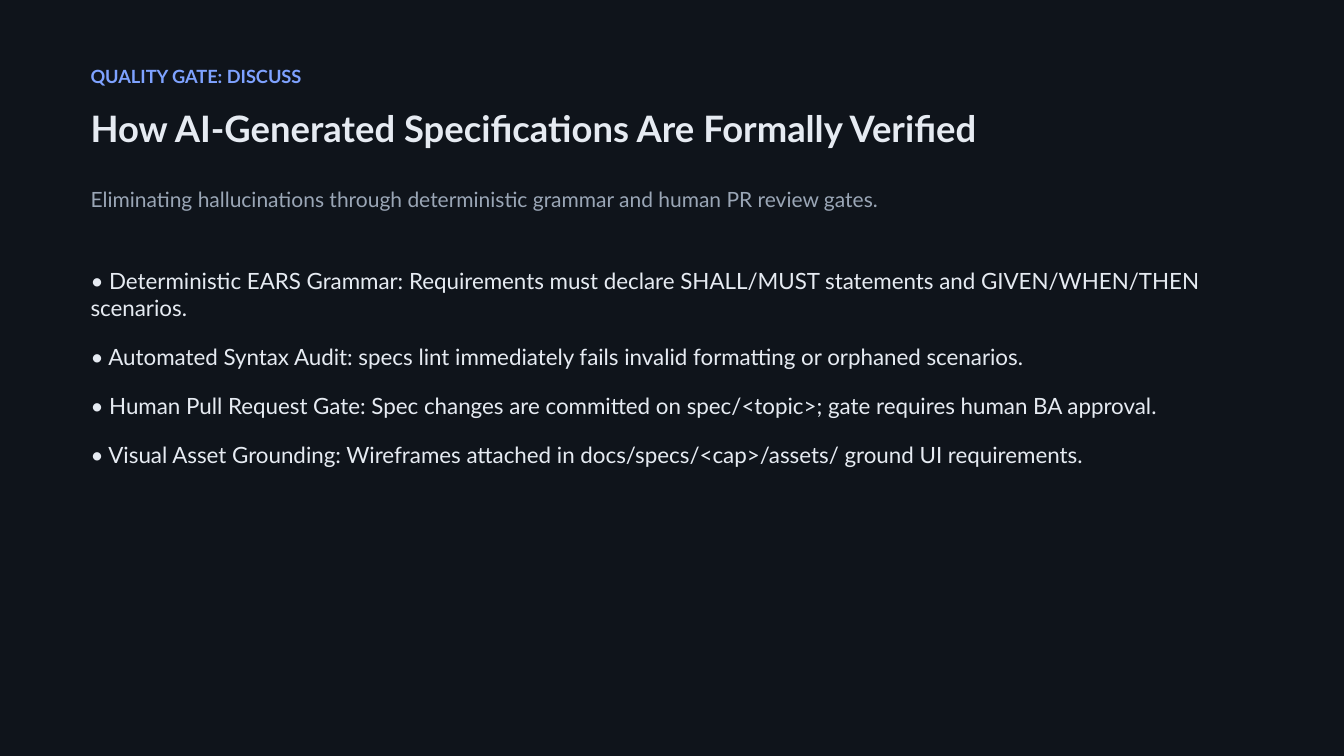
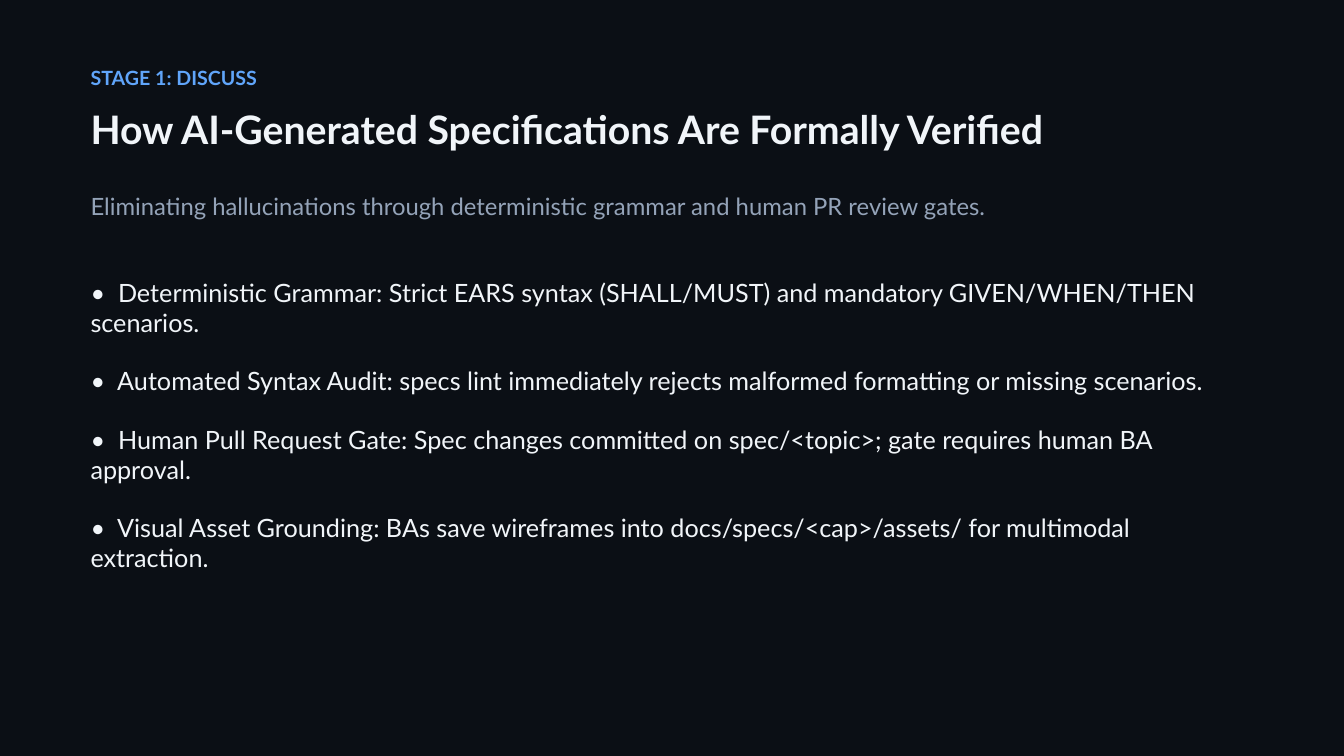
Before and after one commit to giangdhwhtbr/gin-workflow, a slide deck: slide 5 of docs/presentations/brownfield-modernization.pptx (slide 7 before the commit). Drawn at 1344x756 pixels with LibreOffice and Linux fonts; fonts in the diff are those of the drawing. Boxes give left, top, right and bottom in pixels: in the first picture for what was removed or moved away, otherwise in the second. Text is boxed around its words. In the diff, an @@ line names an element or a change of style, - is before the commit and + after.

Commit message:
docs: streamline presentation to 12 slides, enlarge typography and remove generic solution slides

```diff
--- a/docs/presentations/brownfield-modernization.pptx
+++ b/docs/presentations/brownfield-modernization.pptx
@@ rectangle at (0, 0, 1344, 756): fill #0F141B to #0B0F15 @@
@@ text at (91, 70, 257, 85): text changed; size 13 to 14 pt; text colour #7EA2FF to #60A5FA @@
-QUALITY GATE: DISCUSS
+STAGE 1: DISCUSS
@@ text "How AI-Generated Specifications Are Formally ..." at (91, 114, 1043, 151): size 26 to 28 pt, text colour #E6EBF2 to #F1F5F9 @@
@@ text "Eliminating hallucinations through deterministic grammar ..." at (91, 197, 985, 220): size 15 to 17 pt, text colour #9AA6B6 to #94A3B8 @@
@@ text at (91, 282, 1203, 567): text changed; size 16 to 18 pt; text colour #E6EBF2 to #F1F5F9 @@
-• Deterministic EARS Grammar: Requirements must declare SHALL/MUST statements and GIVEN/WHEN/THEN scenarios.
-• Automated Syntax Audit: specs lint immediately fails invalid formatting or orphaned scenarios.
-• Human Pull Request Gate: Spec changes are committed on spec/<topic>; gate requires human BA approval.
-• Visual Asset Grounding: Wireframes attached in docs/specs/<cap>/assets/ ground UI requirements.
+• Deterministic Grammar: Strict EARS syntax (SHALL/MUST) and mandatory GIVEN/WHEN/THEN scenarios.
+• Automated Syntax Audit: specs lint immediately rejects malformed formatting or missing scenarios.
+• Human Pull Request Gate: Spec changes committed on spec/<topic>; gate requires human BA approval.
+• Visual Asset Grounding: BAs save wireframes into docs/specs/<cap>/assets/ for multimodal extraction.
```
Also in this commit, not shown: 10 other slides changed, 1 slide added, 3 slides removed, 1 other file.
